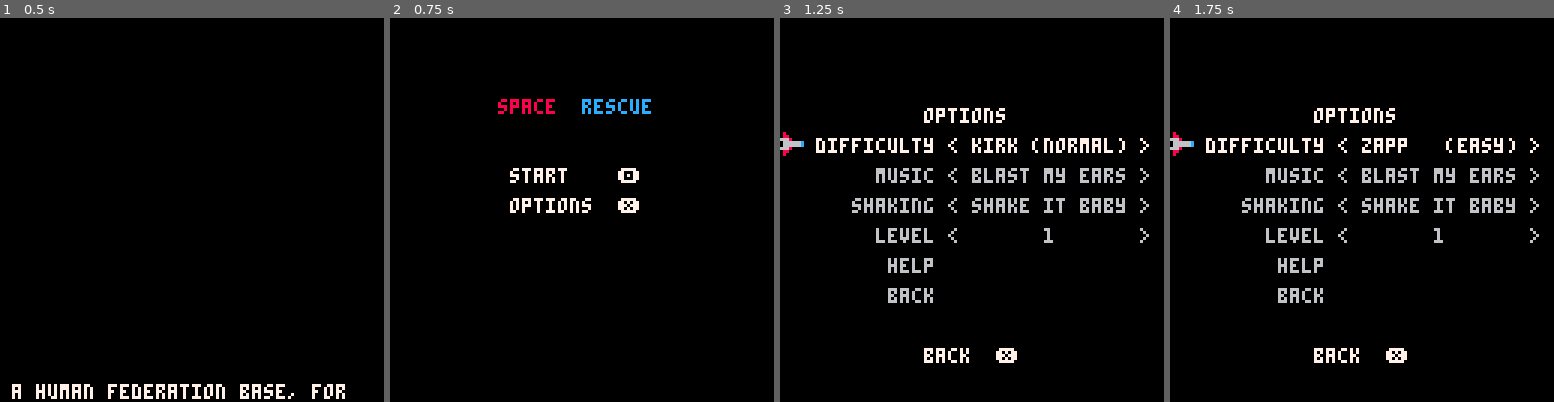
Above: before the commit, frames 1-4 (left to right).
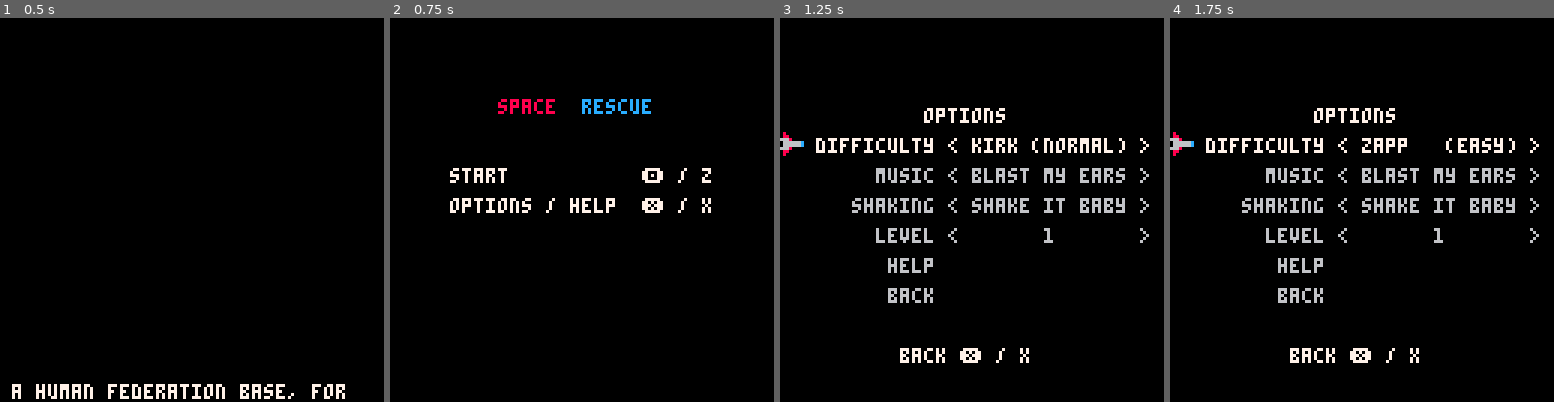
Above: after the commit, the same moments.

Repository: nsatragno/pico8-carts
Game: PICO-8 cartridge space_rescue.p8
Same seed, same stepped clock (60 frames per second), same inputs: the game is played once before the commit and once after it.
Inputs:
- Up to frame 1 (0.5 s): tap X (X key) at 0.33 s
- Up to frame 2 (0.75 s): tap O (Z key) at 0.7 s
- Up to frame 3 (1.25 s): tap X (X key) at 1.07 s
- Up to frame 4 (1.75 s): hold Right from 1.6 s (still down); tap O (Z key) at 1.7 s

Frame 1 is identical in both runs. In frame 2, 1.9% of the frame differs, in the area x 15-84%, y 39-51%; in frame 3, 0.6%; in frame 4, 0.6%.

Commit message:
Rework menus to show z / x plus pico8 buttons
Also add playtesters to credits.

Diff:
--- a/space_rescue.p8
+++ b/space_rescue.p8
@@ -689,7 +689,7 @@
  end
 
  if state == "help" then
-  if btnp(🅾️) or btnp(❎) then
+  if btnp(❎) then
    sfx(24)
    state = "options"
   end
@@ -1535,8 +1535,8 @@
 end
 
 function print_menu(color)
- print(center("start    🅾️"), 0, 50, color)
- print(center("options  ❎"), 0, 60, color)
+ print(center("start           🅾️ / z"), 0, 50, color)
+ print(center("options / help  ❎ / x"), 0, 60, color)
 end
 
 function radar_x(x)
@@ -1603,35 +1603,33 @@
    print(options[i], 0, 30 + i * 10, c)
   end
 
-  print(center("back  ❎"), 0, 30 + (#options + 2) * 10, 7)
+  print(center("back ❎ / x"), 0, 30 + (#options + 2) * 10, 7)
   return
  end
 
  -- help menu
  if state == "help" then
-  print("mission:", 8)
-  print(" rescue all stranded astronauts\n", 7)
+  print("mission: rescue all astronauts", 8)
   print("controls:", 12)
-  print(" ⬆️ ⬇️ thrusters", 7)
-  print(" ⬅️ ➡️ maneuver", 7)
-  print(" 🅾️    fire", 7)
-  print(" ❎    radar\n", 7)
+  print(" ⬆️ ⬇️  thrusters", 7)
+  print(" ⬅️ ➡️  maneuver", 7)
+  print(" 🅾️ / z fire", 7)
+  print(" ❎ / x radar\n", 7)
   print("radar:", 10)
-  pset(3, 62, 10)
+  pset(3, 50, 10)
   print("  your ship", 7)
-  pset(3, 68, 7)
+  pset(3, 56, 7)
   print("  astronaut", 7)
-  pset(3, 74, 12)
+  pset(3, 62, 12)
   print("  shield energy recharge", 7)
-  pset(3, 80, 14)
-  print("  power-up", 7)
-  pset(3, 86, 8)
-  print("  existential threat\n", 7)
+  pset(3, 68, 14)
+  print("  power-up\n", 7)
   print("made with \135 by:", 8)
-  print(" kat at (ig @kat_acute_travesty)", 7)
-  print(" nina   (tw @nsatragno)", 7)
-
-  print(center("❎ | 🅾️ back", 7))
+  print(" art & music: kat at", 7)
+  print(" programming: nina", 7)
+  print("     testing: moon retri toby\n              sandrul puga nani\n", 7)
+
+  print(center("back ❎ / x", 7))
   return
  end
 
@@ -2023,18 +2021,18 @@
   print(center("game  over"), 0, 48, 8)
   print(center("score: "..pad(score, 5)), 0, 56, 11)
   print(center(game_over_message), 0, 64, 11)
-  print(center("press 🅾️ to restart level"), 0, 72, 7)
+  print(center("press 🅾️ / z to restart level"), 0, 72, 7)
  elseif state == "next level" then
   rectfill(10, 44, 110, 80, 0)
   print(center("level complete"), 0, 48, 8)
   print(center("score: "..pad(score, 5)), 0, 56, 11)
-  print(center("press 🅾️ to continue"), 0, 72, 7)
+  print(center("press 🅾️ / z to continue"), 0, 72, 7)
  elseif state == "win" then
   print(center("you rescued all the pilots"), 0, 48, 8)
   print(center("humanity can fight again"), 0, 56, 12)
   print(center("thanks to you"), 0, 64, 12)
   print(center("final score: "..pad(score, 5)), 0, 72, 7)
-  print(center("🅾️ + ❎ go back to menu"), 0, 120, 7)
+  print(center("🅾️ / z + ❎ / x restart"), 0, 120, 7)
  else
   rectfill(0, 0, 127, 8, 0)
   if boss then
